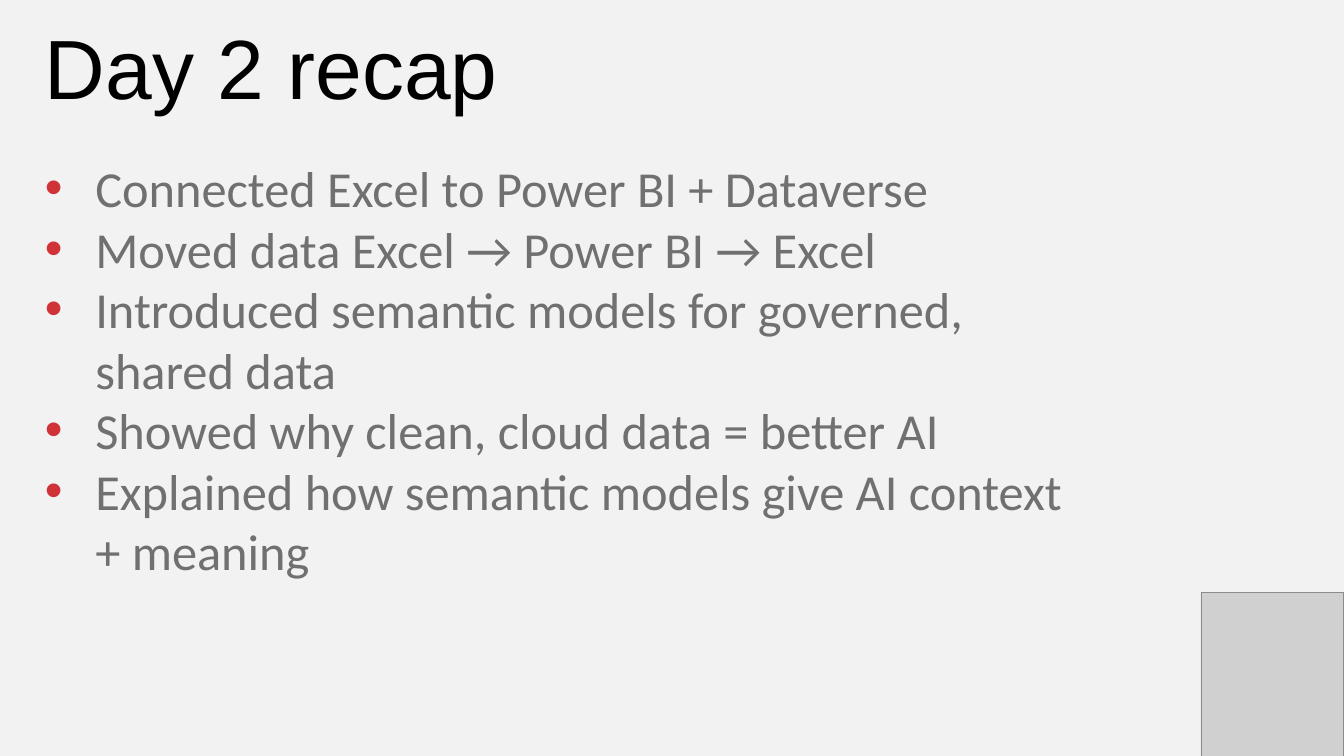
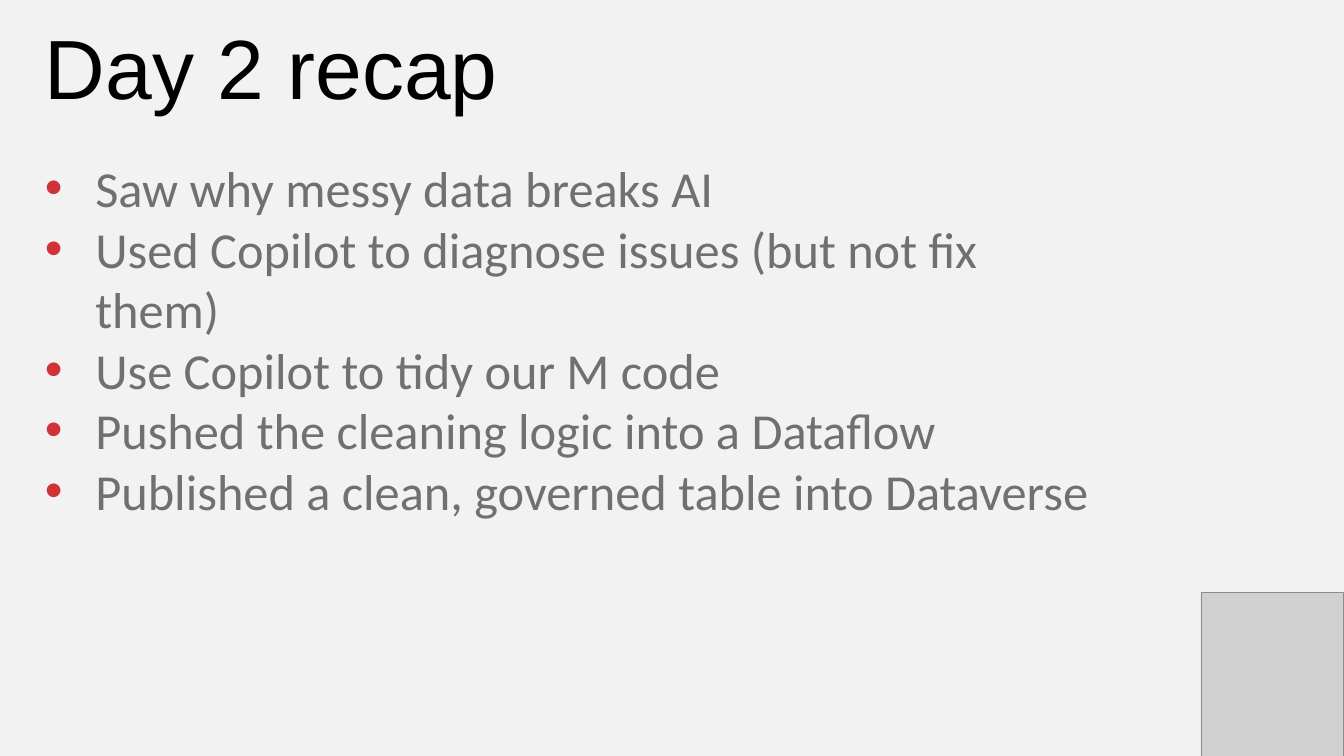
Before and after one commit to stringfestdata/ai-for-excel-in-a-week, a slide deck: slide 3 of day-3-copilot-python-agent-model/day-3-copilot-python-agent-mode.pptx. Drawn at 1344x756 pixels with LibreOffice and Linux fonts; fonts in the diff are those of the drawing; grey boxes stand for pictures. Boxes give left, top, right and bottom in pixels: in the first picture for what was removed or moved away, otherwise in the second. Text is boxed around its words. In the diff, an @@ line names an element or a change of style, - is before the commit and + after.

```diff
--- a/day-3-copilot-python-agent-model/day-3-copilot-python-agent-mode.pptx
+++ b/day-3-copilot-python-agent-model/day-3-copilot-python-agent-mode.pptx
@@ text at [95,172,1088,519]: text changed @@
-• Connected Excel to Power BI + Dataverse
-• Moved data Excel → Power BI → Excel
-• Introduced semantic models for governed, shared data
-• Showed why clean, cloud data = better AI
-• Explained how semantic models give AI context + meaning
+• Saw why messy data breaks AI
+• Used Copilot to diagnose issues (but not fix them)
+• Use Copilot to tidy our M code
+• Pushed the cleaning logic into a Dataflow
+• Published a clean, governed table into Dataverse
```
Also in this commit, not shown: 6 other files.
